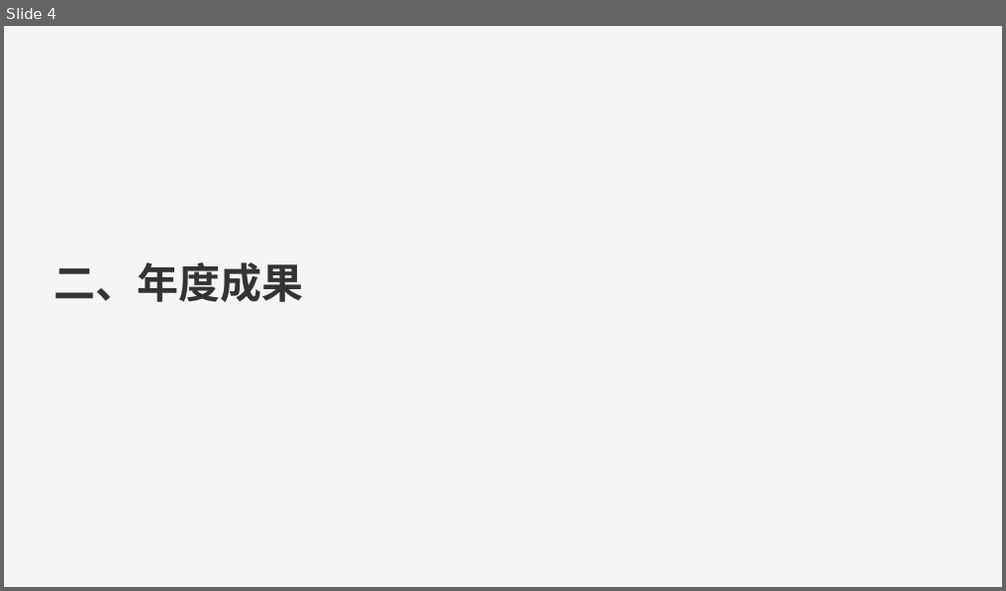
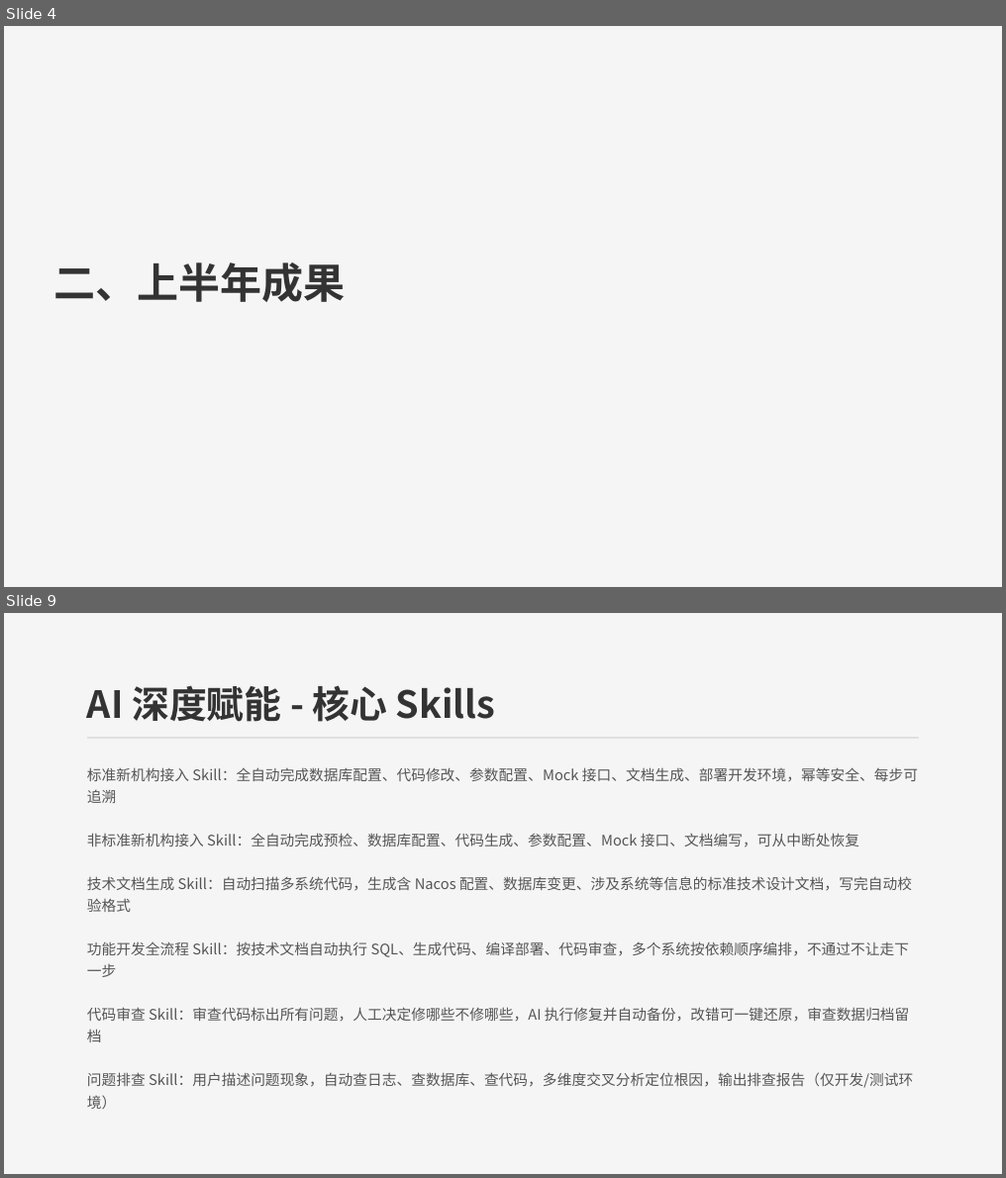
Before and after one commit to 543229143/ai_study, a slide deck: 26/2026年中汇报-研发部-账务组-赵鑫.pptx. Shown one above the other, each under a label of ours: slide 4 before the commit, slides 4 and 9 after it; the slides between them are not shown. The pictures are 1006x591 and 1006x1178 pixels, drawn with LibreOffice and Linux fonts; fonts in the diff are those of the drawing. Boxes give left, top, right and bottom in pixels: in the first picture for what was removed or moved away, otherwise in the second. Text is boxed around its words. In the diff, an @@ line names an element or a change of style, - is before the commit and + after.

```diff
--- a/26/2026年中汇报-研发部-账务组-赵鑫.pptx
+++ b/26/2026年中汇报-研发部-账务组-赵鑫.pptx
@@ slide 9 added at bbox=[4, 613, 1002, 1174], background #F5F5F5 @@
@@ text added at bbox=[87, 685, 495, 722], 36 pt, text #333333, bold @@
+AI 深度赋能 - 核心 Skills
@@ line added from (87, 738) to (919, 738), #E0E0E0 1 pt @@
@@ text added at bbox=[87, 767, 918, 1109], 14 pt, text #555555 @@
+标准新机构接入 Skill：全自动完成数据库配置、代码修改、参数配置、Mock 接口、文档生成、部署开发环境，幂等安全、每步可追溯
+非标准新机构接入 Skill：全自动完成预检、数据库配置、代码生成、参数配置、Mock 接口、文档编写，可从中断处恢复
+技术文档生成 Skill：自动扫描多系统代码，生成含 Nacos 配置、数据库变更、涉及系统等信息的标准技术设计文档，写完自动校验格式
+功能开发全流程 Skill：按技术文档自动执行 SQL、生成代码、编译部署、代码审查，多个系统按依赖顺序编排，不通过不让走下一步
+代码审查 Skill：审查代码标出所有问题，人工决定修哪些不修哪些，AI 执行修复并自动备份，改错可一键还原，审查数据归档留档
+问题排查 Skill：用户描述问题现象，自动查日志、查数据库、查代码，多维度交叉分析定位根因，输出排查报告（仅开发/测试环境）
@@ slide 4 changed as well @@
@@ text at bbox=[54, 263, 345, 302]: text changed @@
-二、年度成果
+二、上半年成果
```
Also in this commit, not shown: 6 other slides changed, 12 other slides added, 11 slides removed, 5 other files.
